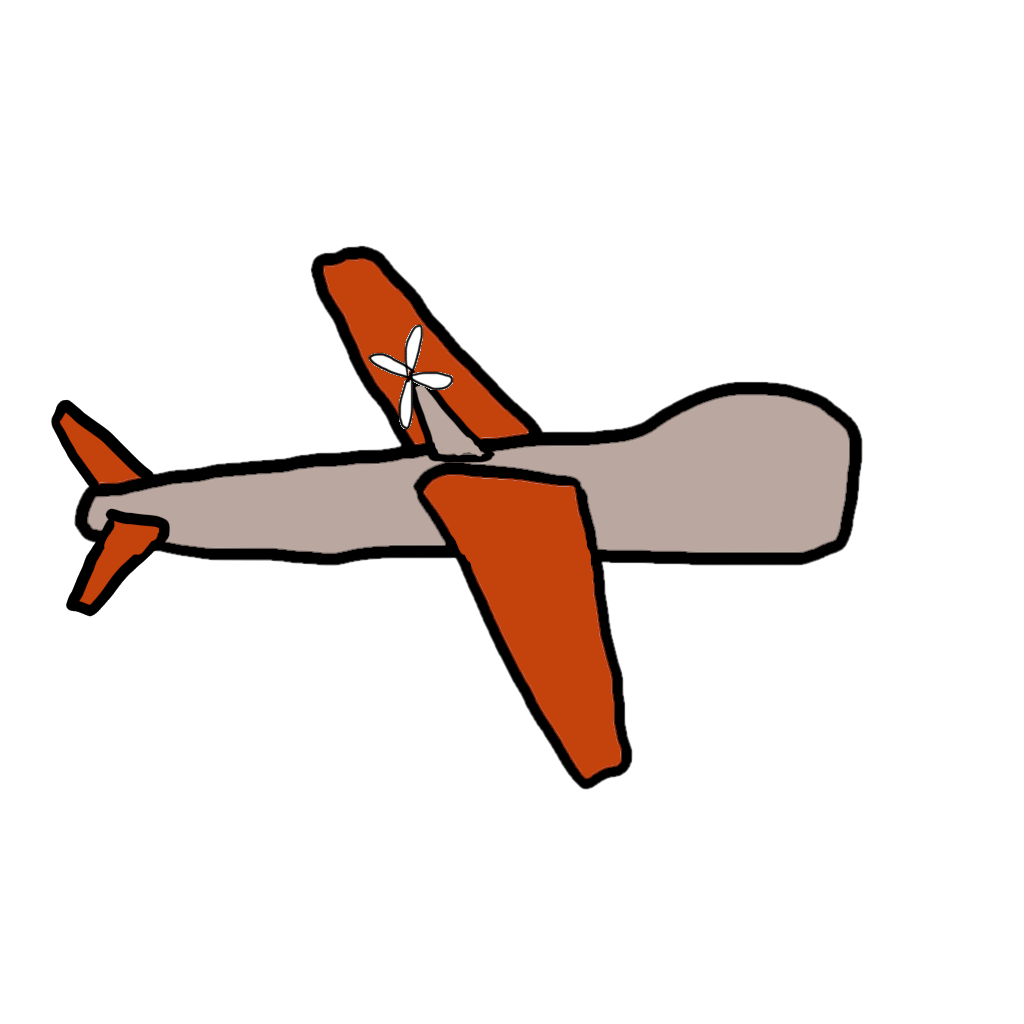
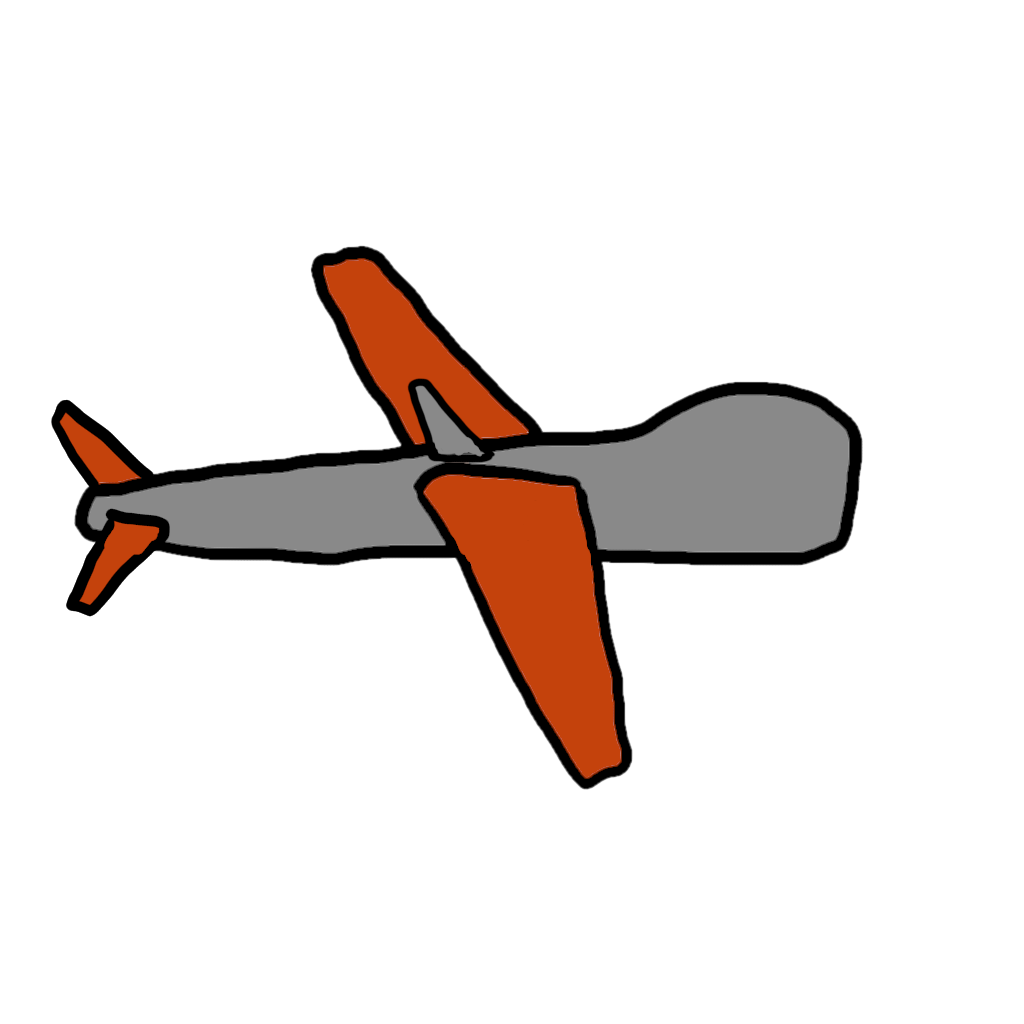
Two versions of the same layered image (1024x1024). Layer-by-layer changes:
removed group "Group 4" (2 layers) from group "Group 5" over <box>368,324,479,448</box>
removed layer "Paint Layer 2" from group "Group 4" over <box>368,324,479,448</box>
removed layer "Paint Layer 3" from group "Group 4" over <box>368,324,479,448</box>
painted on "Paint Layer 1" over <box>87,324,850,554</box>
